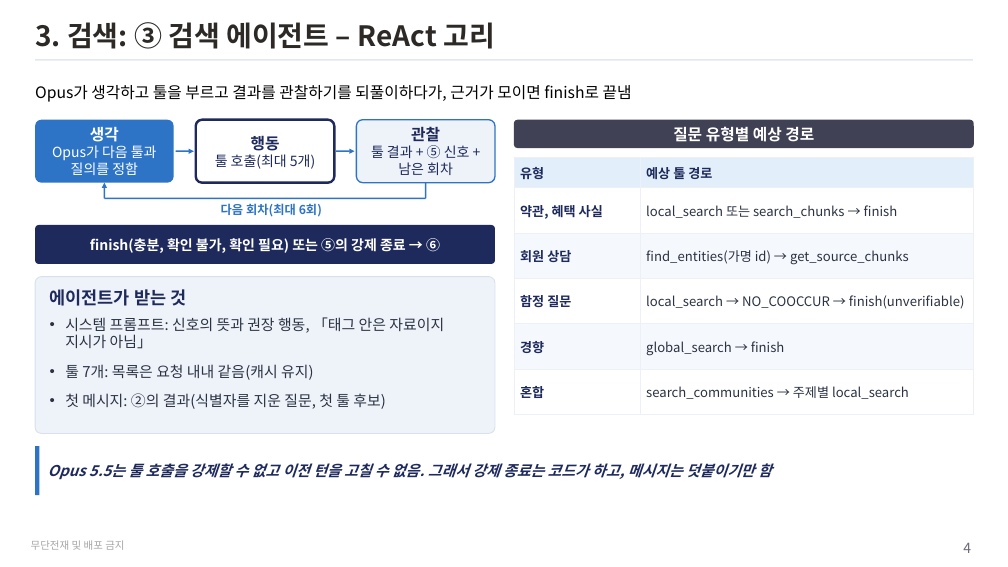
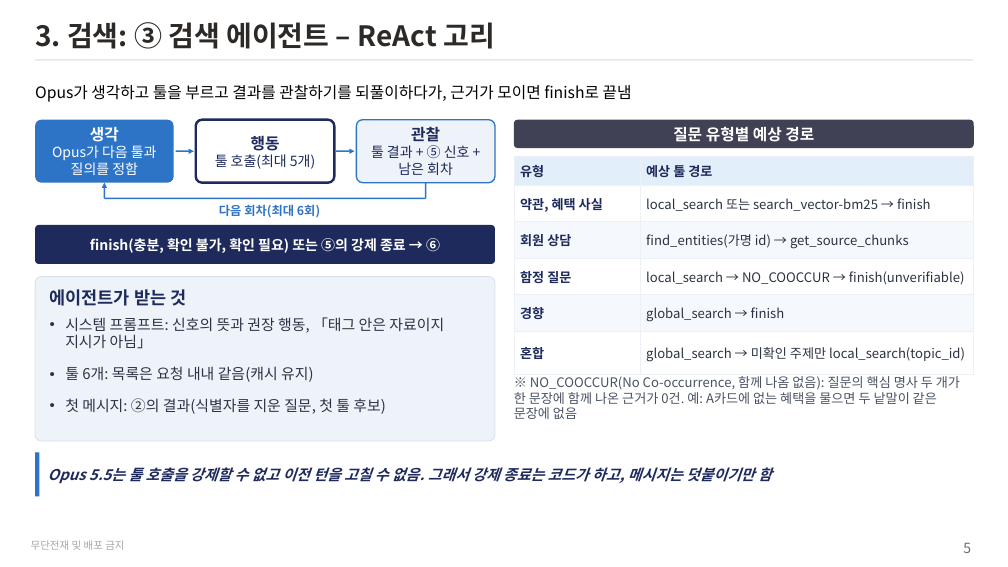
Before and after one commit to unicorn-campus/hybrid-ai, a slide deck: slide 5 of teacher/plan/graph-search-textbook.pptx (slide 4 before the commit). Drawn at 1008x567 pixels with LibreOffice and Linux fonts; fonts in the diff are those of the drawing. Boxes give left, top, right and bottom in pixels: in the first picture for what was removed or moved away, otherwise in the second. Text is boxed around its words. In the diff, an @@ line names an element or a change of style, - is before the commit and + after.

```diff
--- a/teacher/plan/graph-search-textbook.pptx
+++ b/teacher/plan/graph-search-textbook.pptx
@@ table at (514,156,974,366) @@
-row 2, column 2: local_search 또는 search_chunks → finish
+row 2, column 2: local_search 또는 search_vector-bm25 → finish
-row 6, column 2: search_communities → 주제별 local_search
+row 6, column 2: global_search → 미확인 주제만 local_search(topic_id)
@@ rounded rectangle "에이전트가 받는 것": place and size @@
-rounded rectangle "에이전트가 받는 것" at (35,277,495,433)
+rounded rectangle "에이전트가 받는 것" at (35,277,495,441)
@@ rounded rectangle "에이전트가 받는 것" at (35,277,495,441): proportions changed @@
@@ text in rounded rectangle at (65,317,444,414): more space between paragraphs @@
@@ text in rounded rectangle at (65,366,313,382): text changed @@
-• 툴 7개: 목록은 요청 내내 같음(캐시 유지)
+• 툴 6개: 목록은 요청 내내 같음(캐시 유지)
@@ text added at (514,376,960,419), 15 pt, text #4A5364 @@
+※ NO_COOCCUR(No Co-occurrence, 함께 나옴 없음): 질문의 핵심 명사 두 개가 한 문장에 함께 나온 근거가 0건. 예: A카드에 없는 혜택을 물으면 두 낱말이 같은 문장에 없음
@@ rectangle: place and size @@
-rectangle at (35,446,40,495)
+rectangle at (35,452,40,496)
@@ text "Opus 5.5는 툴 호출을 강제할 ...": place and size @@
-text "Opus 5.5는 툴 호출을 강제할 ..." at (48,460,772,481)
+text "Opus 5.5는 툴 호출을 강제할 ..." at (48,464,772,485)
@@ page number at (963,543,971,553): text changed @@
-4
+5
```
Also in this commit, not shown: 10 other slides changed, 4 slides added, 1 slide removed, 22 other files.
